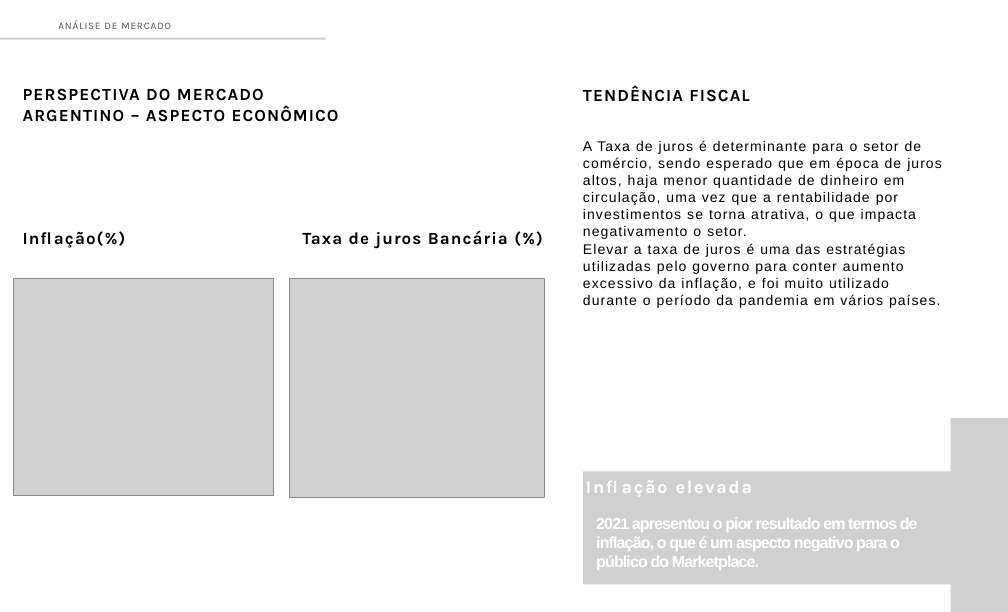
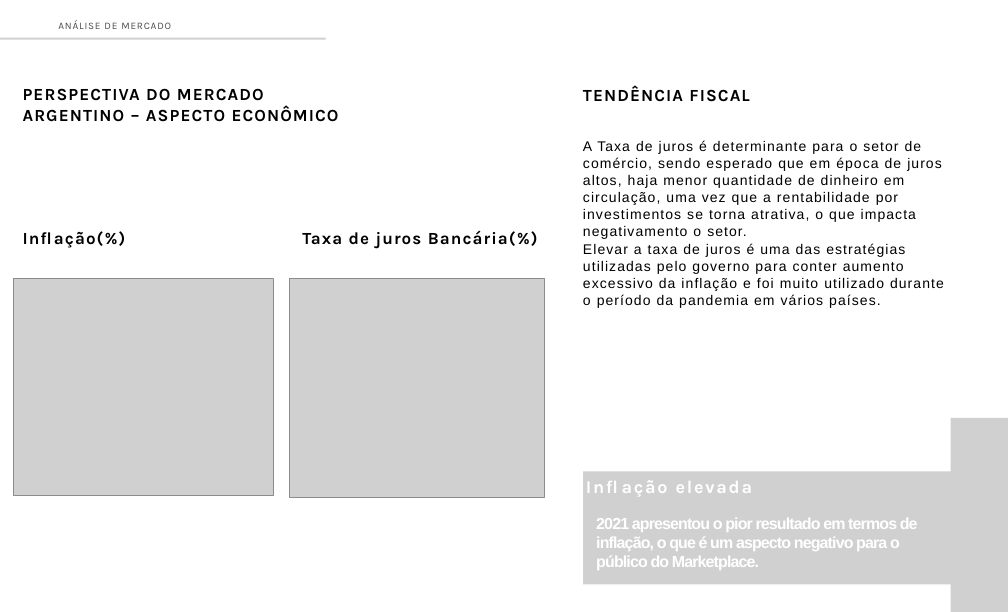
Before and after one commit to AndreBertollo/Desafio-Mercado-Livre, a slide deck: slide 7 of Apresentação/Estudo de Mercado - Aderência Meli Mercado Argentino.pptx. Drawn at 1008x612 pixels with LibreOffice and Linux fonts; fonts in the diff are those of the drawing; grey boxes stand for pictures. Boxes give left, top, right and bottom in pixels: in the first picture for what was removed or moved away, otherwise in the second. Text is boxed around its words. In the diff, an @@ line names an element or a change of style, - is before the commit and + after.

```diff
--- a/Apresentação/Estudo de Mercado - Aderência Meli Mercado Argentino.pptx
+++ b/Apresentação/Estudo de Mercado - Aderência Meli Mercado Argentino.pptx
@@ text at bbox=[302, 231, 538, 248]: spaces changed @@
-Taxa de juros Bancária (%)
+Taxa de juros Bancária(%)
@@ text at bbox=[583, 243, 944, 308]: text changed @@
-Elevar a taxa de juros é uma das estratégias utilizadas pelo governo para conter aumento excessivo da inflação, e foi muito utilizado durante o período da pandemia em vários países.
+Elevar a taxa de juros é uma das estratégias utilizadas pelo governo para conter aumento excessivo da inflação e foi muito utilizado durante o período da pandemia em vários países.
```
Also in this commit, not shown: 18 other slides changed, 1 other file.
